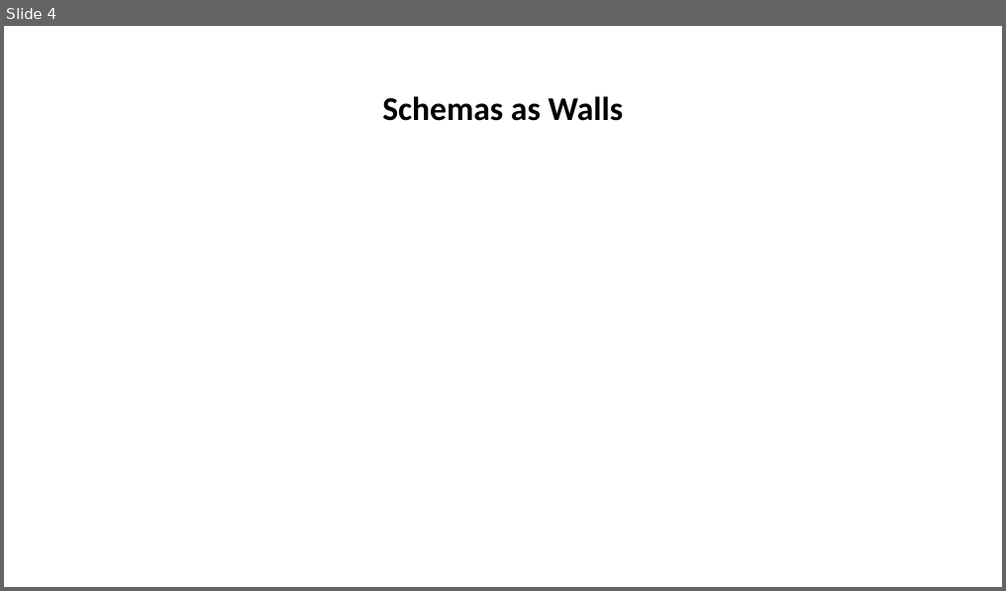
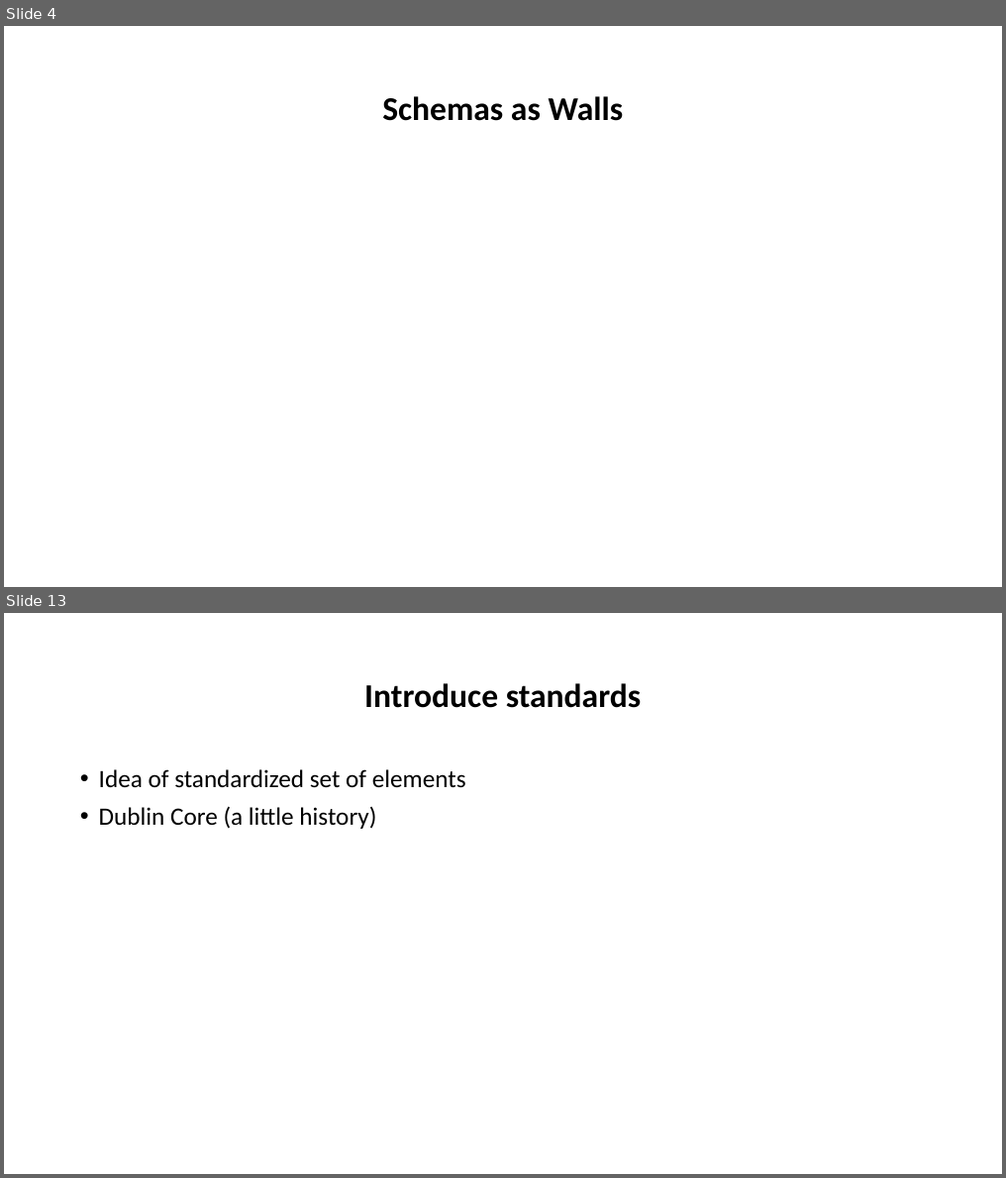
Before and after one commit to tibbben/teaching.data.literacy, a slide deck: UM_DataManagementClass/Lessons/08/08_FirstMeeting.pptx. Shown one above the other, each under a label of ours: slide 4 before the commit, slides 4 and 13 after it; the slides between them are not shown. The pictures are 1006x591 and 1006x1178 pixels, drawn with LibreOffice and Linux fonts; fonts in the diff are those of the drawing. Boxes give left, top, right and bottom in pixels: in the first picture for what was removed or moved away, otherwise in the second. Text is boxed around its words. In the diff, an @@ line names an element or a change of style, - is before the commit and + after.

```diff
--- a/UM_DataManagementClass/Lessons/08/08_FirstMeeting.pptx
+++ b/UM_DataManagementClass/Lessons/08/08_FirstMeeting.pptx
@@ slide 13 added at (4, 613, 1002, 1174), background #FFFFFF @@
@@ title added at (364, 683, 642, 708), 32 pt, text #000000, bold @@
+Introduce standards
@@ text added at (99, 769, 466, 829), 24 pt, text #000000 @@
+• Idea of standardized set of elements
+• Dublin Core (a little history)
```
Also in this commit, not shown: 1 slide changed, 16 other slides added, 1 other file.
